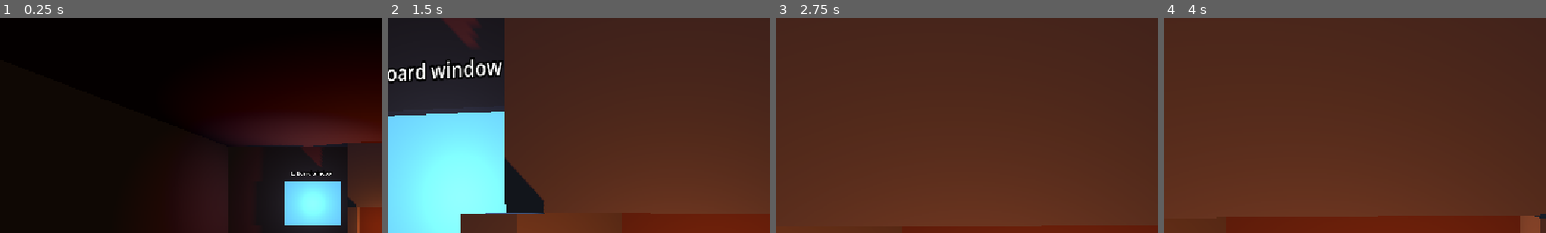
Above: before the commit, frames 1-4 (left to right).
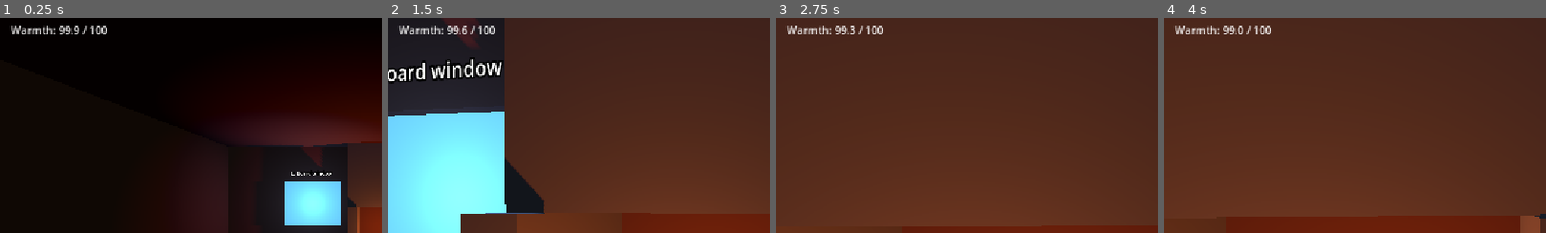
Above: after the commit, the same moments.

Repository: EarthDeparture/brave_and_cold
Game: Godot game, scene res://scenes/main.tscn
The game is run twice, just before and just after one commit, with the same random seed, the same clock (stepped at 60 frames per second) and the same inputs.
Inputs (mouse positions are % of the whole screen's width and height, from its top left):
- Up to frame 1 (0.25 s): no input
- Up to frame 2 (1.5 s): tap Enter at 0.5 s; move the mouse to (55, 50) at 0.52 s; hold Shift (sprint) 0.53-1.28 s; hold W (move_up) from 0.53 s (still down); click (55, 50) at 0.67 s; move the mouse to (45, 50) at 1.27 s; tap E (interact) at 1.35 s; click (45, 50) at 1.42 s
- Up to frame 3 (2.75 s): keep holding W (move_up); tap Shift (sprint) at 1.55 s; tap Space at 2 s; move the mouse to (52, 48) at 2.02 s; hold Shift (sprint) from 2.03 s (still down); click (52, 48) at 2.17 s
- Up to frame 4 (4 s): keep holding W (move_up); tap Enter at 2.75 s; move the mouse to (49, 52) at 2.77 s; release Shift (sprint) at 2.78 s; tap Shift (sprint) at 2.85, 3.8 s; click (49, 52) at 2.92 s; tap Space at 3.5 s; move the mouse to (57, 51) at 3.52 s; hold E (interact) from 3.53 s (still down); click (57, 51) at 3.67 s
The pictures show only the part of the screen within x 0-50%, y 6-56%; the shares and areas given below are measured in that part.

The runs differ from the first frame. In frame 1, 0.6% of the frame differs, in the area x 3-28%, y 3-8%; in frame 2, 0.6%; in frame 3, 0.6%; in frame 4, 0.6%.

Commit message:
agent(6ed54943): **Cold/temperature survival system (code)** — autoload `Temperature` (drains ove

Diff:
--- a/brave-and-cold/project.godot
+++ b/brave-and-cold/project.godot
@@ -18,6 +18,7 @@
 [autoload]
 
 Stamina="*res://scripts/stamina.gd"
+Temperature="*res://scripts/temperature.gd"
 
 [display]
 
--- a/brave-and-cold/scenes/hud.tscn
+++ b/brave-and-cold/scenes/hud.tscn
@@ -11,3 +11,10 @@
 offset_right = 116.0
 offset_bottom = 42.0
 mouse_filter = 2
+
+[node name="TemperatureLabel" type="Label" parent="."]
+offset_left = 16.0
+offset_top = 48.0
+offset_right = 580.0
+offset_bottom = 74.0
+mouse_filter = 2
--- a/brave-and-cold/scripts/cottage.gd
+++ b/brave-and-cold/scripts/cottage.gd
@@ -3,6 +3,7 @@
 
 
 func _ready() -> void:
+	add_to_group("temperature_shelters")
 	var wood := Color(0.23, 0.14, 0.085)
 	var stone := Color(0.24, 0.25, 0.27)
 	_box("Floor", Vector3(10, 0.2, 10), Vector3(0, -0.1, 0), wood)
@@ -20,6 +21,10 @@
 	for side in [-1, 1]:
 		_box("HearthPillar", Vector3(0.3, 1.4, 0.8), Vector3(side * 0.85, 0.9, -4.5), stone)
 	_box("Embers", Vector3(1.2, 0.15, 0.5), Vector3(0, 0.3, -4.2), Color(1, 0.22, 0.025), true)
+
+
+func contains_point(world_position: Vector3) -> bool:
+	return AABB(Vector3(-5, 0, -5), Vector3(10, 3.6, 10)).has_point(to_local(world_position))
 
 
 func _box(label: String, size: Vector3, location: Vector3, color: Color, glowing: bool = false) -> void:
--- a/brave-and-cold/scripts/hud.gd
+++ b/brave-and-cold/scripts/hud.gd
@@ -1,11 +1,20 @@
 extends CanvasLayer
 
 @onready var stamina_label: Label = $StaminaLabel
+@onready var temperature_label: Label = $TemperatureLabel
 
 
 func _ready() -> void:
 	Stamina.stamina_changed.connect(_on_stamina_changed)
 	_on_stamina_changed(Stamina.current_stamina, Stamina.max_stamina)
+	Temperature.temperature_changed.connect(_on_temperature_changed)
+	_on_temperature_changed(Temperature.current_temperature, Temperature.max_temperature)
+
+
+func _on_temperature_changed(current: float, maximum: float) -> void:
+	temperature_label.text = "Warmth: %.1f / %.0f" % [current, maximum]
+	if Temperature.is_frozen:
+		temperature_label.text += " — FREEZING: half speed, sprint disabled"
 
 
 func _on_stamina_changed(current: float, _maximum: float) -> void:
--- a/brave-and-cold/scripts/player.gd
+++ b/brave-and-cold/scripts/player.gd
@@ -24,18 +24,29 @@
 
 
 func _physics_process(delta: float) -> void:
+	_update_temperature_exposure()
 	if not is_on_floor():
 		velocity += get_gravity() * delta
 	var input_direction := Input.get_vector("move_left", "move_right", "move_up", "move_down")
 	var direction := basis * Vector3(input_direction.x, 0.0, input_direction.y)
 	var speed := move_speed
 	var sprint_cost := maxf(Stamina.drain_rate, 0.0) * delta
-	if input_direction != Vector2.ZERO and Input.is_action_pressed("sprint") and Stamina.can_use(sprint_cost):
+	if Temperature.is_frozen:
+		speed *= 0.5
+	elif input_direction != Vector2.ZERO and Input.is_action_pressed("sprint") and Stamina.can_use(sprint_cost):
 		speed = sprint_speed
 		Stamina.drain(sprint_cost)
 	velocity.x = direction.x * speed
 	velocity.z = direction.z * speed
 	move_and_slide()
+
+
+func _update_temperature_exposure() -> void:
+	Temperature.is_outdoors = true
+	for shelter in get_tree().get_nodes_in_group("temperature_shelters"):
+		if shelter.contains_point(global_position):
+			Temperature.is_outdoors = false
+			break
 
 
 func _interact() -> void:
--- /dev/null
+++ b/brave-and-cold/scripts/temperature.gd
@@ -0,0 +1,53 @@
+extends Node
+## Survival warmth points, not degrees. A full day lasts day_length seconds.
+
+signal temperature_changed(current: float, maximum: float)
+signal frozen_changed(frozen: bool)
+
+@export var max_temperature: float = 100.0
+@export var drain_rate: float = 0.25
+@export var outdoor_multiplier: float = 2.0
+@export var night_multiplier: float = 2.0
+@export var day_length: float = 240.0
+
+var current_temperature: float = 100.0:
+	set(value):
+		var previous := current_temperature
+		var was_frozen := is_frozen
+		current_temperature = clampf(value, 0.0, maxf(max_temperature, 0.0))
+		is_frozen = current_temperature <= 0.0
+		if previous != current_temperature:
+			temperature_changed.emit(current_temperature, max_temperature)
+		if was_frozen != is_frozen:
+			frozen_changed.emit(is_frozen)
+
+var is_frozen: bool = false
+var is_outdoors: bool = true
+var is_night: bool = false
+var cycle_time: float = 0.0
+
+
+func _process(delta: float) -> void:
+	advance(delta)
+
+
+func advance(delta: float) -> void:
+	if delta <= 0.0:
+		return
+	# Split at day/night boundaries so drain is independent of frame size.
+	var half_day := maxf(day_length, 1.0) / 2.0
+	var remaining := delta
+	cycle_time = fposmod(cycle_time, half_day * 2.0)
+	while remaining > 0.0:
+		is_night = cycle_time >= half_day
+		var boundary := half_day * 2.0 if is_night else half_day
+		var step := minf(remaining, boundary - cycle_time)
+		var rate := maxf(drain_rate, 0.0)
+		if is_outdoors:
+			rate *= maxf(outdoor_multiplier, 1.0)
+		if is_night:
+			rate *= maxf(night_multiplier, 1.0)
+		current_temperature -= rate * step
+		remaining -= step
+		cycle_time = fposmod(cycle_time + step, half_day * 2.0)
+	is_night = cycle_time >= half_day
--- /dev/null
+++ b/brave-and-cold/tests/test_temperature.gd
@@ -0,0 +1,64 @@
+extends SceneTree
+
+var failures := 0
+var frozen_events := 0
+
+
+func _init() -> void:
+	call_deferred("_run")
+
+
+func _run() -> void:
+	var temperature = root.get_node("Temperature")
+	temperature.set_process(false)
+	temperature.frozen_changed.connect(func(_frozen): frozen_events += 1)
+	temperature.is_outdoors = false
+	temperature.advance(10.0)
+	_check(is_equal_approx(temperature.current_temperature, 97.5), "indoor daytime drain")
+	temperature.is_outdoors = true
+	temperature.advance(10.0)
+	_check(is_equal_approx(temperature.current_temperature, 92.5), "outdoor drain doubles")
+	temperature.cycle_time = 120.0
+	temperature.advance(10.0)
+	_check(is_equal_approx(temperature.current_temperature, 82.5), "night and outdoor multipliers stack")
+	temperature.cycle_time = 119.0
+	temperature.advance(2.0)
+	_check(is_equal_approx(temperature.current_temperature, 81.0), "frame crossing night boundary splits drain")
+	temperature.advance(-1.0)
+	_check(is_equal_approx(temperature.current_temperature, 81.0), "negative delta ignored")
+	var world = load("res://scenes/main.tscn").instantiate()
+	root.add_child(world)
+	var player = world.get_node("Player")
+	player.set_physics_process(false)
+	player._update_temperature_exposure()
+	_check(not temperature.is_outdoors, "cottage spawn sheltered")
+	player.position.x = 8.0
+	player._update_temperature_exposure()
+	_check(temperature.is_outdoors, "outside cottage exposed")
+	player.position.x = 0.0
+	player._update_temperature_exposure()
+	_check(not temperature.is_outdoors, "returning to cottage restores shelter")
+	temperature.current_temperature = 0.1
+	temperature.advance(10.0)
+	temperature.advance(10.0)
+	_check(temperature.current_temperature == 0.0 and temperature.is_frozen, "drain clamps at zero")
+	_check(frozen_events == 1, "frozen transition emitted once")
+	_check("FREEZING" in world.get_node("HUD/TemperatureLabel").text, "HUD shows penalty")
+	Input.action_press("move_right")
+	Input.action_press("sprint")
+	player._physics_process(0.1)
+	_check(is_equal_approx(player.velocity.x, player.move_speed * 0.5), "frozen sprint restricted to half walking speed")
+	Input.action_release("move_right")
+	Input.action_release("sprint")
+	temperature.current_temperature = 1000.0
+	_check(temperature.current_temperature == 100.0 and not temperature.is_frozen, "restoring warmth clears penalty and clamps maximum")
+	_check(not "FREEZING" in world.get_node("HUD/TemperatureLabel").text, "HUD clears penalty")
+	world.free()
+	print("Temperature tests: %d failures." % failures)
+	quit(0 if failures == 0 else 1)
+
+
+func _check(condition: bool, label: String) -> void:
+	if not condition:
+		push_error("FAIL: " + label)
+		failures += 1
Not shown, added: brave-and-cold/scripts/temperature.gd.uid
Not shown, added: brave-and-cold/tests/test_temperature.gd.uid
Not shown, added: brave-and-cold/docs/temperature-review.md
